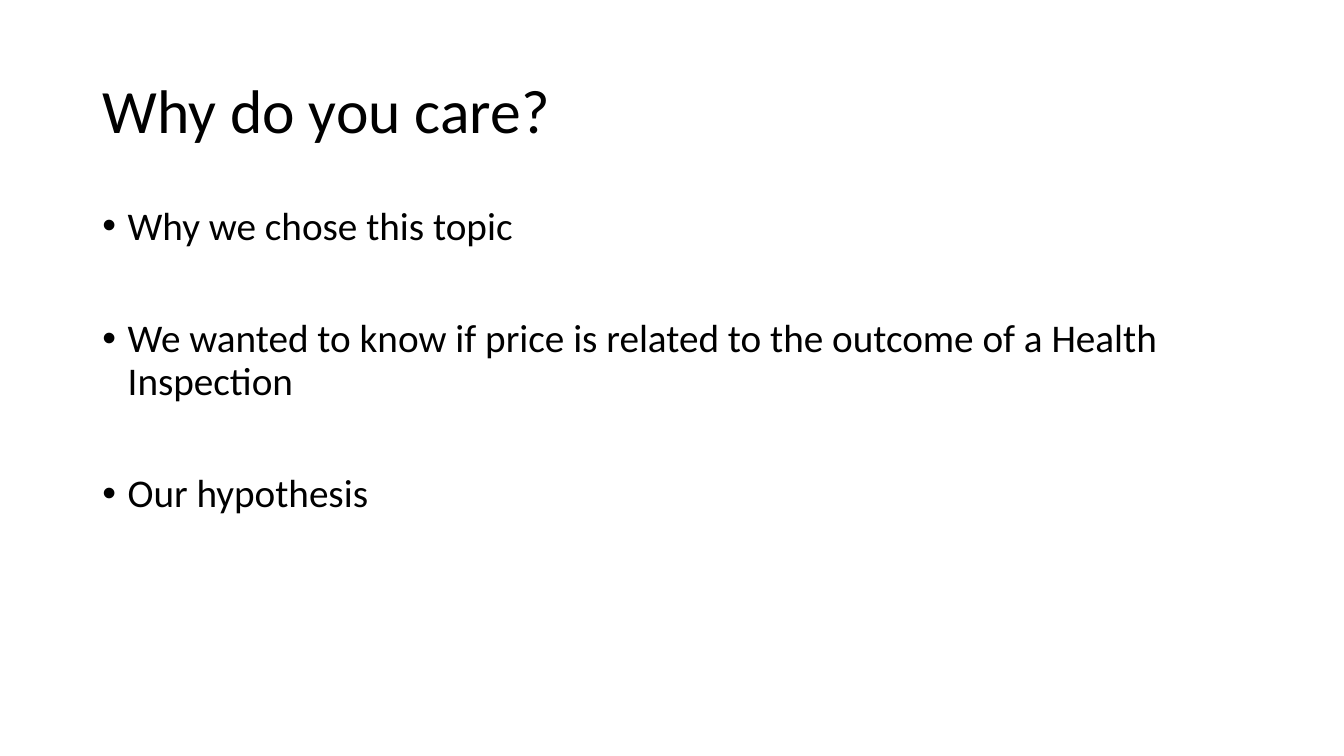
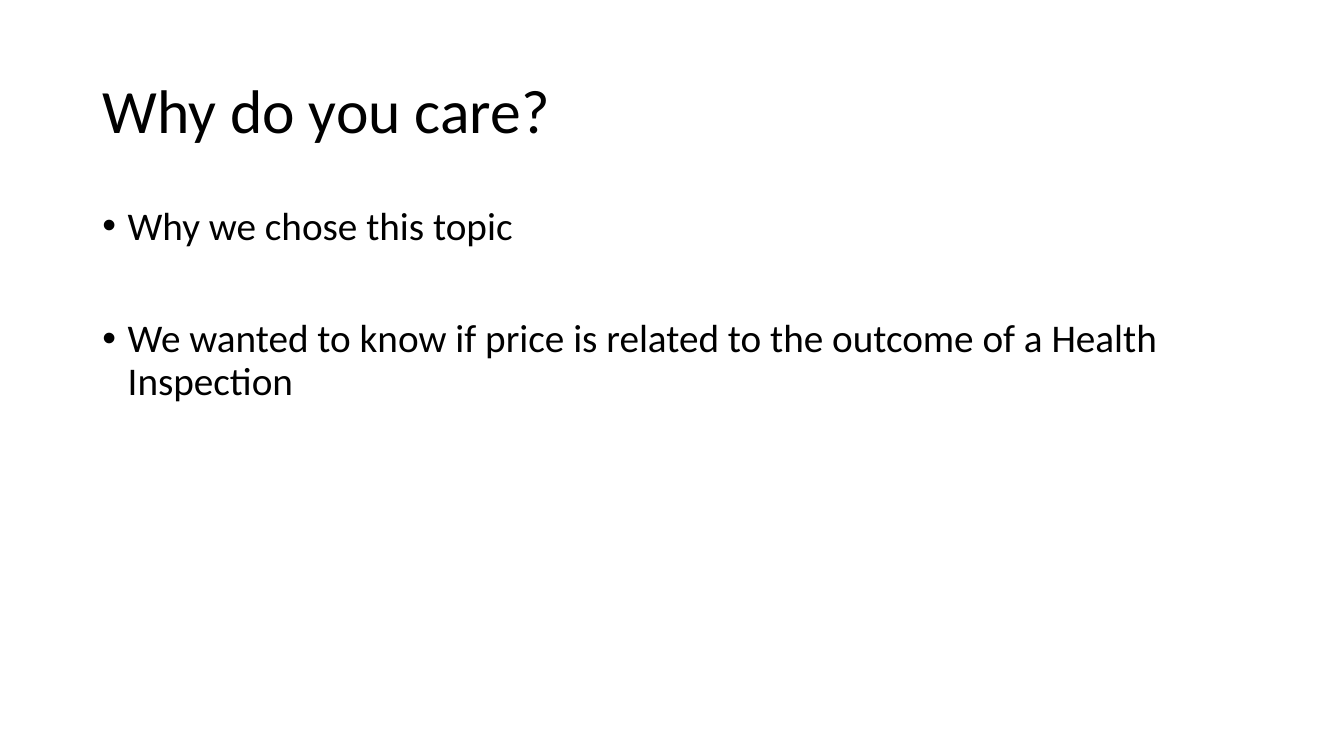
Before and after one commit to DCMilligan88/PriceVsHealth, a slide deck: slide 2 of Project 1 presentation (1).pptx. Drawn at 1344x756 pixels with LibreOffice and Linux fonts; fonts in the diff are those of the drawing; background and template pictures are left out. Boxes give left, top, right and bottom in pixels: in the first picture for what was removed or moved away, otherwise in the second. Text is boxed around its words. In the diff, an @@ line names an element or a change of style, - is before the commit and + after.

```diff
--- a/Project 1 presentation (1).pptx
+++ b/Project 1 presentation (1).pptx
@@ text at bbox=[128, 479, 368, 514]: paragraph removed @@
-• Our hypothesis
```
Also in this commit, not shown: 2 other slides changed, 1 slide added.
